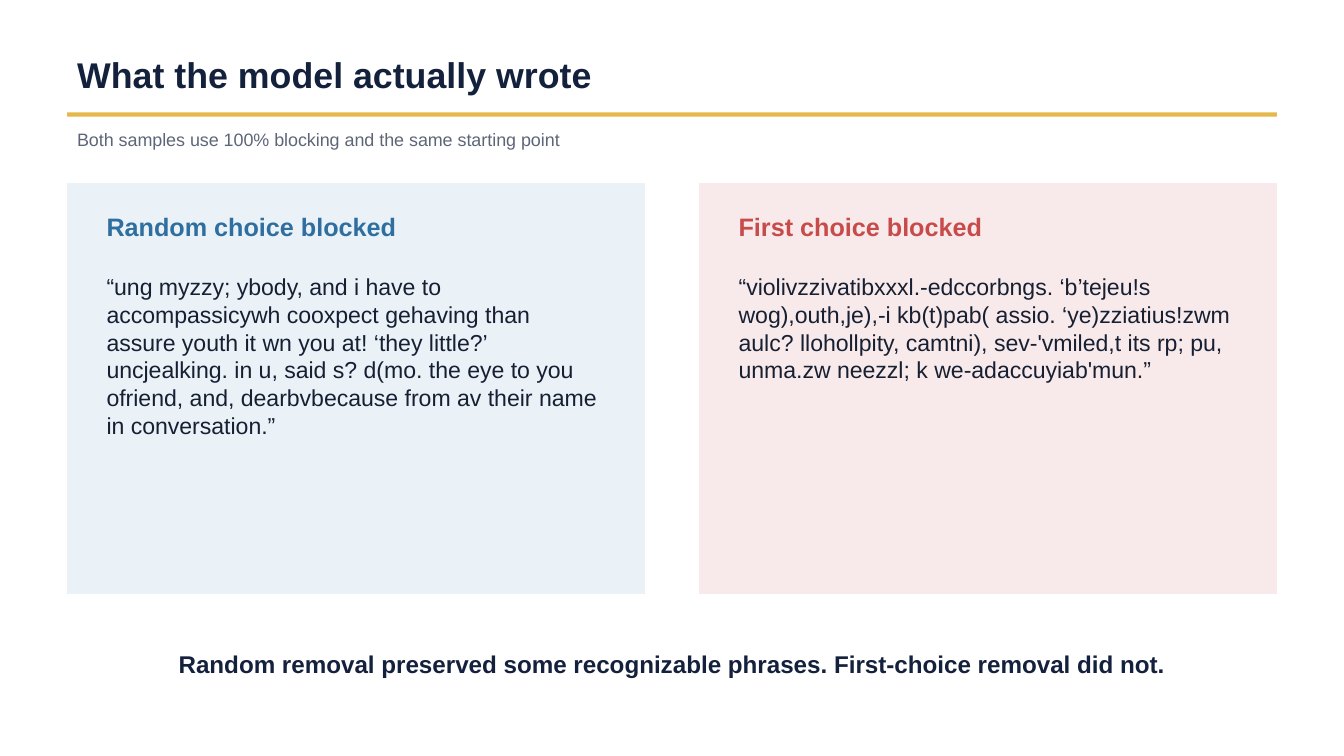
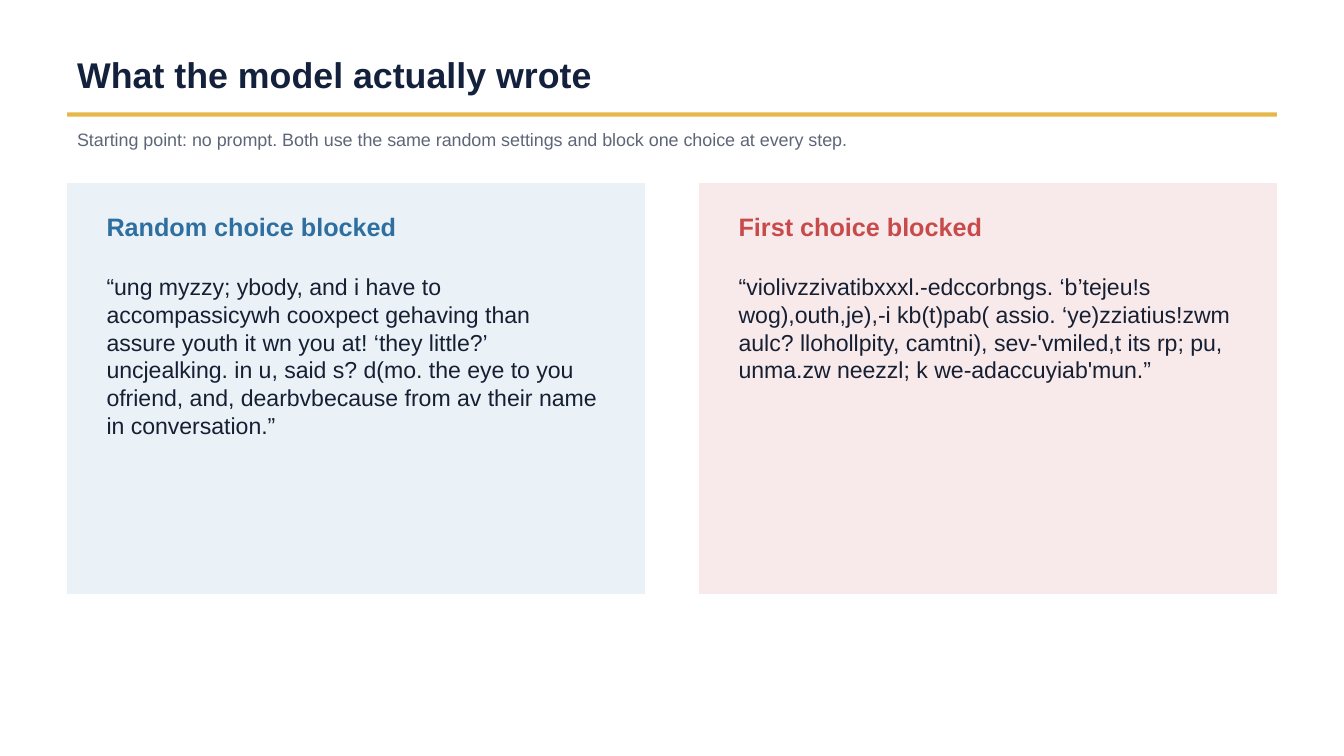
Before and after one commit to markkamuya/nano-capstone-character-suppression, a slide deck: slide 5 of deliverables/Nano_Capstone_Video_Deck.pptx. Drawn at 1344x756 pixels with LibreOffice and Linux fonts; fonts in the diff are those of the drawing. Boxes give left, top, right and bottom in pixels: in the first picture for what was removed or moved away, otherwise in the second. Text is boxed around its words. In the diff, an @@ line names an element or a change of style, - is before the commit and + after.

Commit message:
Clarify generated samples starting point

```diff
--- a/deliverables/Nano_Capstone_Video_Deck.pptx
+++ b/deliverables/Nano_Capstone_Video_Deck.pptx
@@ text at <box>77,133,847,150</box>: text changed @@
-Both samples use 100% blocking and the same starting point
+Starting point: no prompt. Both use the same random settings and block one choice at every step.
@@ text removed at <box>179,655,1164,678</box> @@
-Random removal preserved some recognizable phrases. First-choice removal did not.
```
Also in this commit, not shown: 1 other file.
